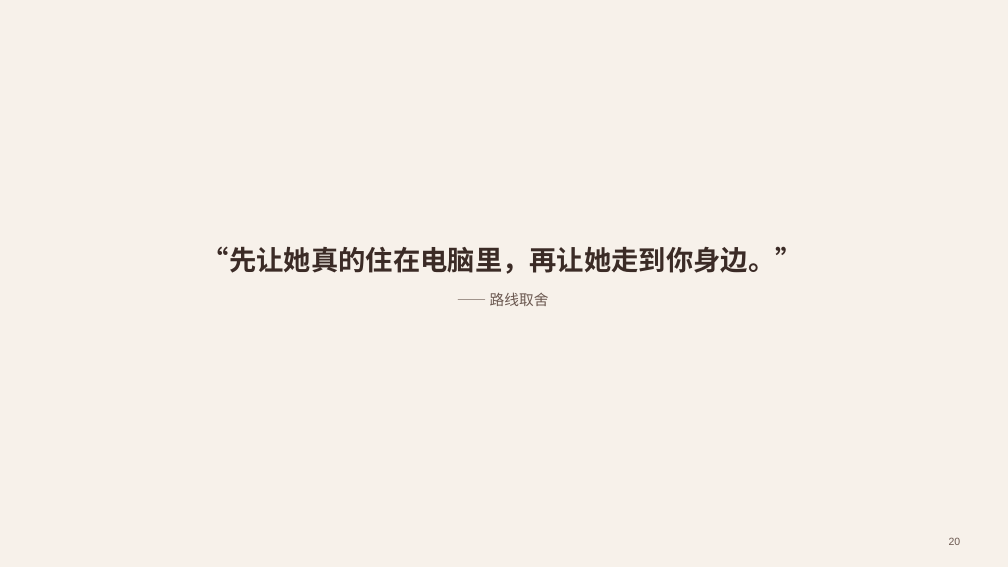
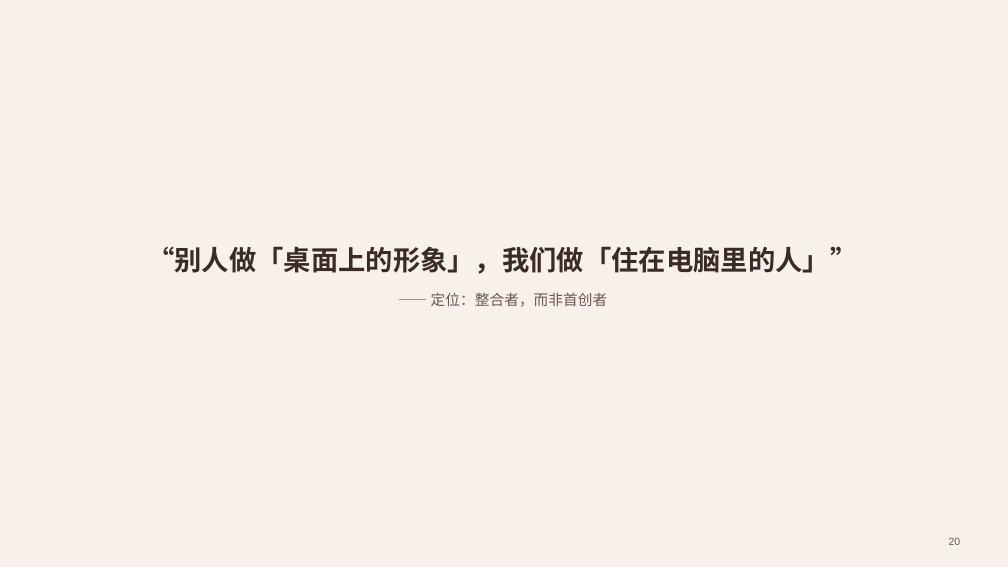
Before and after one commit to sensei142563/AIpet-Murasame, a slide deck: slide 20 of dev/ppt/out/Deck.pptx. Drawn at 1008x567 pixels with LibreOffice and Linux fonts; fonts in the diff are those of the drawing. Boxes give left, top, right and bottom in pixels: in the first picture for what was removed or moved away, otherwise in the second. Text is boxed around its words. In the diff, an @@ line names an element or a change of style, - is before the commit and + after.

Commit message:
fix(ppt): 补"诚实定位"并修金句排版 —— 对着导师讲之前先把口径核一遍
一、按调研文档**自己的结论**补诚实定位（避免过度宣称）
  `docs/AI桌宠-聊天机器人方向调研.md` 第 115 行写得很清楚：
    "并非首创，但进入了**极稀疏地带**：唯一查到把这几条同时做齐且仍在活跃的项目是
     super-agent-party（约 2.7k★）……因此我们的位置是『用现有最优组件重新组合的整合者』，
     差异化必须落在产品整合度、开箱体验与本地化深度上，**而不是『我们做了别人没做过的事』**。"
  但 PPT 里少了一句把这件事说透的话 ⇒「横向对比」页补一条：
    **诚实定位：并非首创** —— 但已进入极稀疏地带，唯一查到做齐且仍在活跃的是 super-agent-party
  并把金句出处改为「定位：**整合者，而非首创者**」。

二、金句排版修正（两轮）
  · 第一版用了全角引号 ⇒ 与管线自带的外层引号**重复**，且句尾 `”` 被挤到第二行、
    下方还多出一个孤立的项目符号；
  · 改为中文直角引号「」并缩短 ⇒ 现为**单行、无孤立符号**：
      别人做「桌面上的形象」，我们做「住在电脑里的人」  —— 定位：整合者，而非首创者

三、重新生成 + 无头渲染 + 逐页抽查
  Deck.pptx 21 页 / Deck.pdf / qc/slide-01..21.png 全部重出；
  抽查封面(01)、双栏(04)、横向对比(07)、金句(08)：无溢出/截断/重叠/豆腐块。

⚠ 踩坑记录：`subprocess.run(..., capture_output=True, text=True)` **不带 encoding** 时，
  在本机默认按 GBK 解码子进程输出 ⇒ `UnicodeDecodeError: 'gbk' codec can't decode byte 0x90`。
  凡是要读子进程输出的地方，一律显式 `encoding="utf-8", errors="replace"`。

```diff
--- a/dev/ppt/out/Deck.pptx
+++ b/dev/ppt/out/Deck.pptx
@@ text at <box>147,246,857,307</box>: text changed @@
-“先让她真的住在电脑里，再让她走到你身边。”
-—— 路线取舍
+“别人做「桌面上的形象」，我们做「住在电脑里的人」”
+—— 定位：整合者，而非首创者
```
Also in this commit, not shown: 2 other slides changed, 10 other files.
